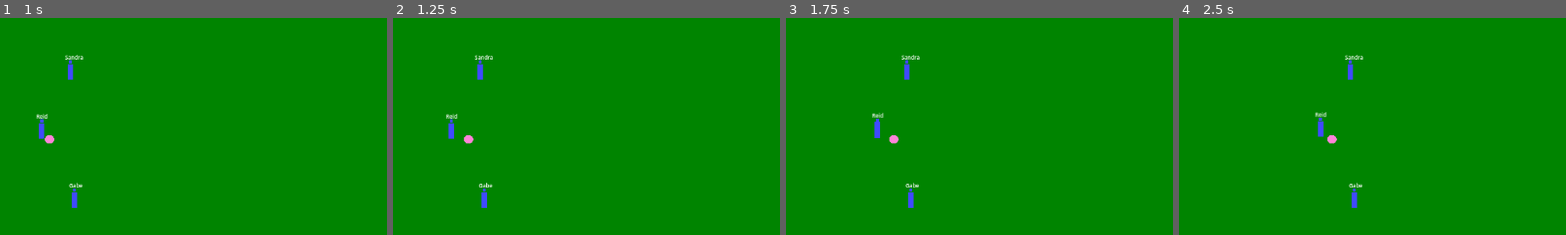
Above: before the commit, frames 1-4 (left to right).
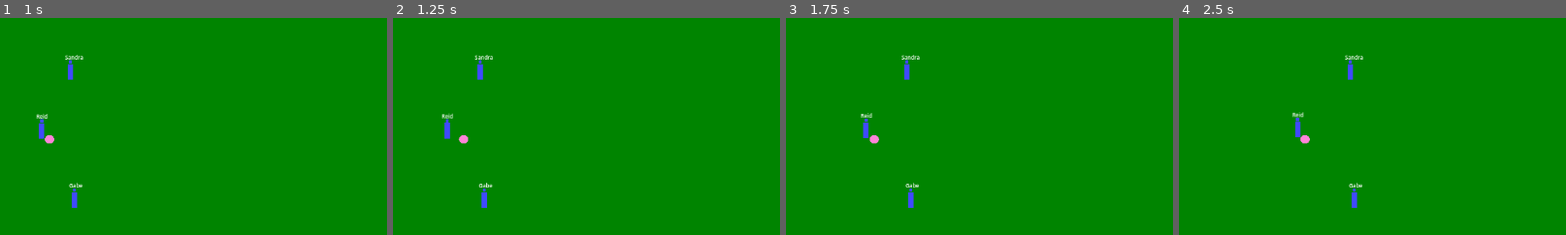
Above: after the commit, the same moments.

Repository: reidhaegele/RUNRUNSOCCER
Game: Godot game, scene res://game.tscn
The game is run twice, just before and just after one commit, with the same random seed, the same clock (stepped at 60 frames per second) and the same inputs.
Inputs (mouse positions are % of the whole screen's width and height, from its top left):
- Up to frame 1 (1 s): move the mouse to (42, 48) at 0.52 s; hold D (right) from 0.53 s (still down); hold Space (kick, bound only after the commit) from 0.53 s (still down); click (42, 48) at 0.67 s
- Up to frame 2 (1.25 s): keep holding D (right); keep holding Space (kick, bound only after the commit)
- Up to frame 3 (1.75 s): move the mouse to (53, 35) at 1.27 s; release D (right) at 1.28 s; release Space (kick, bound only after the commit) at 1.28 s; hold S (down) from 1.28 s (still down); tap Space (kick, bound only after the commit) at 1.35 s; click (53, 35) at 1.42 s
- Up to frame 4 (2.5 s): move the mouse to (60, 64) at 2.02 s; release S (down) at 2.03 s; hold D (right) from 2.03 s (still down); hold Space (kick, bound only after the commit) from 2.03 s (still down); click (60, 64) at 2.17 s
The pictures show only the part of the screen within x 41-91%, y 23-73%; the shares and areas given below are measured in that part.

Frame 1 is identical in both runs. In frame 2, 0.4% of the frame differs, in the area x 12-21%, y 43-59%; in frame 3, 0.5%; in frame 4, 0.6%, in the area x 29-41%, y 43-59%.

Commit message:
kicking, switching players

Diff:
--- a/ball.tscn
+++ b/ball.tscn
@@ -7,6 +7,7 @@
 radius = 7.071068
 
 [node name="ball" type="RigidBody2D" unique_id=1798651667]
+collision_layer = 2
 gravity_scale = 0.0
 lock_rotation = true
 linear_damp = 5.0
--- a/player.gd
+++ b/player.gd
@@ -1,15 +1,21 @@
 extends CharacterBody2D
 
-@export var speed = 100
+@onready var speed = 100
 @export var selected: bool = false
 signal selection(node_reference: Node)
 var input_direction: Vector2 = Vector2.RIGHT
 var screen_bounds: Rect2
+@onready var name_label: Label = $name_label
+@onready var highlight: Sprite2D = $highlight
+@onready var slowdown: Timer = $slowdown
+@onready var body_shape: CollisionShape2D = $body_shape
+@onready var scan_area: Area2D = $scan_area
 
 
 func _ready():
-	$Label.text = name
-	velocity = input_direction * speed
+	name_label.text = name
+	#velocity = input_direction * speed
+	#highlight.modulate = Color(231, 234, 0, selected)
 
 
 func set_bounds(bounds: Rect2):
@@ -20,19 +26,19 @@
 	if screen_bounds == Rect2():
 		return
 
-	var shape = $CollisionShape2D.shape
+	var shape = body_shape.shape
 
 	if shape == null:
 		return
 
 	var half_size: Vector2
 
-	if shape is RectangleShape2D:
-		half_size = shape.size / 2
-	elif shape is CircleShape2D:
-		half_size = Vector2(shape.radius, shape.radius)
-	else:
-		half_size = Vector2.ZERO
+	#if shape is RectangleShape2D:
+		#half_size = shape.size / 2
+	#elif shape is CircleShape2D:
+	half_size = Vector2(shape.radius, shape.radius)
+	#else:
+		#half_size = Vector2.ZERO
 
 
 	if global_position.x <= screen_bounds.position.x + half_size.x:
@@ -70,6 +76,29 @@
 
 func set_selected(value: bool):
 	selected = value
+	highlight.modulate = Color(231, 234, 0, selected)
+
+
+func _unhandled_input(event):
+	if event.is_action_pressed("kick") and selected:
+		var overlapping_bodies = scan_area.get_overlapping_bodies()
+
+		if overlapping_bodies.is_empty():
+			print("Nothing found on Layer 2.")
+			return
+
+		for body in overlapping_bodies:
+			print("Found object: ", body.name)
+			# Optional: If it is a RigidBody2D, apply a force to it
+			if body is RigidBody2D:
+				#var push_direction = (body.global_position - global_position).normalized()
+				body.apply_central_impulse(input_direction * 1000)
+
+
+
+func set_direction(direction: Vector2):
+	if direction != Vector2.ZERO:
+		input_direction = direction.normalized()
 
 
 func _physics_process(_delta):
@@ -84,4 +113,10 @@
 		var body = collision.get_collider()
 
 		if body is RigidBody2D:
+			speed = 75
+			slowdown.start()
 			body.apply_central_impulse(input_direction * 100.0)
+
+
+func _on_slowdown_timeout():
+	speed = 100
--- a/player.tscn
+++ b/player.tscn
@@ -10,12 +10,19 @@
 [sub_resource type="LabelSettings" id="LabelSettings_4flbx"]
 font_size = 8
 
+[sub_resource type="CanvasTexture" id="CanvasTexture_onrkg"]
+
+[sub_resource type="CapsuleShape2D" id="CapsuleShape2D_4flbx"]
+radius = 20.0
+height = 56.0
+
 [node name="Player" type="CharacterBody2D" unique_id=529482391]
+collision_mask = 2
 input_pickable = true
 motion_mode = 1
 script = ExtResource("1_4flbx")
 
-[node name="CollisionShape2D" type="CollisionShape2D" parent="." unique_id=350113806]
+[node name="body_shape" type="CollisionShape2D" parent="." unique_id=350113806]
 shape = SubResource("CapsuleShape2D_sh265")
 
 [node name="head" type="Sprite2D" parent="." unique_id=1479884378]
@@ -30,10 +37,30 @@
 scale = Vector2(8, 23.205)
 texture = SubResource("CanvasTexture_4flbx")
 
-[node name="Label" type="Label" parent="." unique_id=657735234]
+[node name="name_label" type="Label" parent="." unique_id=657735234]
 offset_left = -8.0
 offset_top = -25.0
 offset_right = 8.0
 offset_bottom = -13.0
 text = "reid"
 label_settings = SubResource("LabelSettings_4flbx")
+
+[node name="highlight" type="Sprite2D" parent="." unique_id=667831813]
+modulate = Color(0.90588236, 0.91764706, 0, 0)
+position = Vector2(0, 15.33)
+scale = Vector2(10.000001, 1.3400002)
+texture = SubResource("CanvasTexture_onrkg")
+
+[node name="slowdown" type="Timer" parent="." unique_id=293524626]
+wait_time = 0.5
+one_shot = true
+
+[node name="scan_area" type="Area2D" parent="." unique_id=1768959795]
+collision_layer = 0
+collision_mask = 2
+
+[node name="kick_range" type="CollisionShape2D" parent="scan_area" unique_id=344032646]
+shape = SubResource("CapsuleShape2D_4flbx")
+debug_color = Color(0.7529412, 0.2, 1, 0.16078432)
+
+[connection signal="timeout" from="slowdown" to="." method="_on_slowdown_timeout"]
--- a/player_manager.gd
+++ b/player_manager.gd
@@ -1,6 +1,11 @@
 extends Node2D
 
 var screen_bounds: Rect2
+var selected_player: CharacterBody2D
+var swipe_start: Vector2 = Vector2.ZERO
+const MIN_SWIPE_DISTANCE: float = 30.0
+@onready var children = [$Reid, $Sandra, $Gabe]
+@onready var selected_label: Label = $Label
 
 func _ready():
 	screen_bounds = get_viewport_rect()
@@ -13,12 +18,44 @@
 			child.set_bounds(screen_bounds)
 
 func _on_child_selected(selected_child: Node):
-	#print("Signal received from: ", selected_child.name)
-	$Label.text = "Selected Player: " + selected_child.name
+	if not selected_child:
+		for i in range(len(children)):
+			if selected_player == children[i]:
+				selected_child = children[(i+1) % len(children)]
+				break
+	if not selected_child:
+		selected_child = children[0]
+	selected_player = selected_child
+
+	selected_label.text = "Selected Player: " + selected_child.name
+
 	for child in get_children():
 		if child.has_method("set_selected"):
 			child.set_selected(child == selected_child)
 
 
-func _process(_delta):
-	pass
+func _input(event):
+	if event is InputEventMouseButton:
+		if event.button_index == MouseButton.MOUSE_BUTTON_RIGHT and event.pressed:
+			_on_child_selected(null)
+
+
+func _unhandled_input(event):
+	if selected_player == null:
+		return
+
+	if event is InputEventMouseButton:
+		if event.button_index == MOUSE_BUTTON_LEFT:
+			if event.pressed:
+				swipe_start = event.position
+			else:
+				var swipe = event.position - swipe_start
+
+				if swipe.length() >= MIN_SWIPE_DISTANCE:
+					selected_player.set_direction(
+						swipe.normalized()
+					)
+
+
+#func _process(_delta):
+	#pass
--- a/project.godot
+++ b/project.godot
@@ -37,6 +37,11 @@
 "events": [Object(InputEventKey,"resource_local_to_scene":false,"resource_name":"","device":-1,"window_id":0,"alt_press …(192 unchanged characters)…
 ]
 }
+kick={
+"deadzone": 0.2,
+"events": [Object(InputEventKey,"resource_local_to_scene":false,"resource_name":"","device":-1,"window_id":0,"alt_pressed":false,"shift_pressed":false,"ctrl_pressed":false,"meta_pressed":false,"pressed":false,"keycode":0,"physical_keycode":32,"key_label":0,"unicode":32,"location":0,"echo":false,"script":null)
+]
+}
 
 [physics]
 
